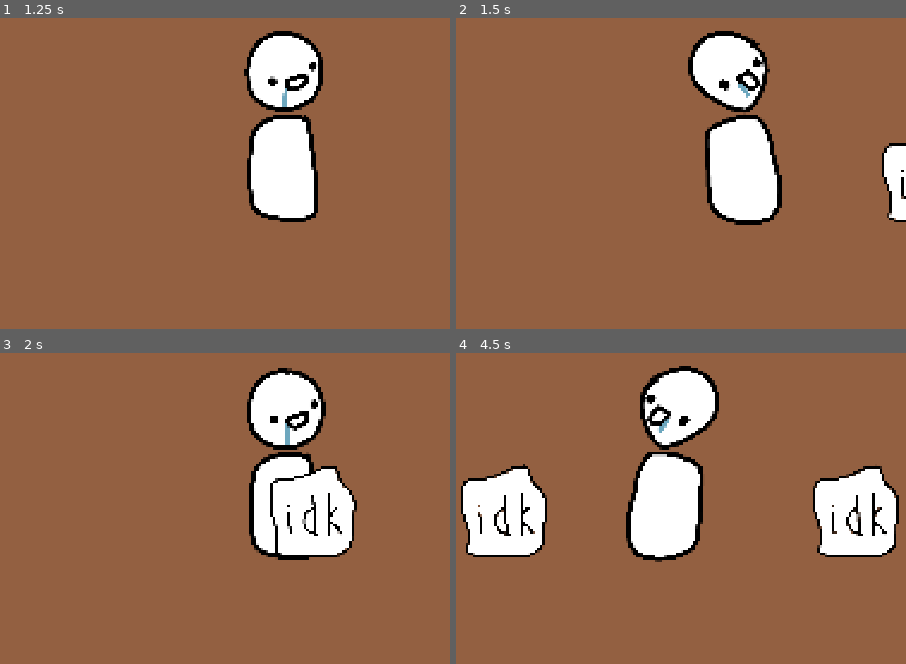
Above: before the commit, frames 1-4 (two rows, left to right).
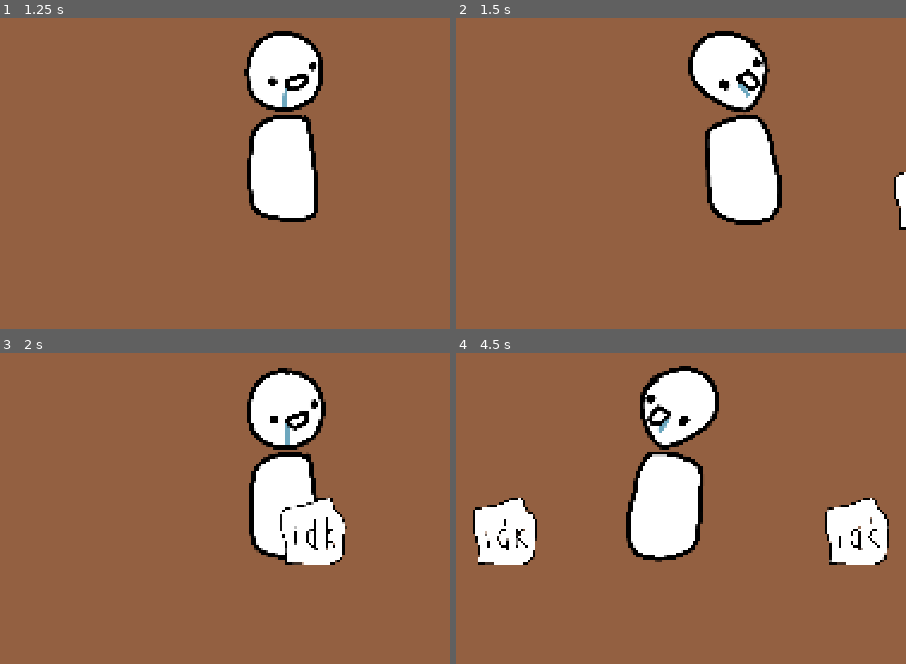
Above: after the commit, the same moments.

Repository: IMOitself/godot-game-idk
Game: Godot game, scene res://scenes/game.tscn
The game is run twice, just before and just after one commit, with the same random seed, the same clock (stepped at 60 frames per second) and the same inputs.
Inputs (mouse positions are in pixels of both pictures, inside the frame that each line leads up to):
- Up to frame 1 (1.25 s): move the mouse to (324, 217) at 0.52 s; hold D (move_right) from 0.53 s (still down); click (324, 217) at 0.6 s; tap Space (jump) at 0.77 s
- Up to frame 2 (1.5 s): keep holding D (move_right); move the mouse to (591, 294) at 1.27 s; click (591, 294) at 1.35 s
- Up to frame 3 (2 s): keep holding D (move_right); tap Space (jump) at 1.52 s
- Up to frame 4 (4.5 s): move the mouse to (726, 415) at 2.02 s; release D (move_right) at 2.03 s; hold A (move_left) 2.03-2.78 s; click (726, 415) at 2.1 s; move the mouse to (outside the picture) at 2.77 s; hold D (move_right) 2.78-4.28 s; click (outside the picture) at 2.85 s; tap Space (jump) at 3.02, 3.77 s; move the mouse to (outside the picture) at 3.52 s; click (outside the picture) at 3.6 s; move the mouse to (546, 471) at 4.27 s; hold A (move_left) from 4.28 s (still down); click (546, 471) at 4.35 s

Frame 1 is identical in both runs. In frame 2, 1.0% of the frame differs, in the area x 94-100%, y 40-69%; in frame 3, 2.5%; in frame 4, 6.8%, in the area x 1-99%, y 35-69%.

Commit message:
feat: make item smaller but wider collision

Diff:
--- a/scenes/item.tscn
+++ b/scenes/item.tscn
@@ -14,16 +14,16 @@
 }]
 
 [sub_resource type="RectangleShape2D" id="RectangleShape2D_w5ctp"]
-size = Vector2(151, 108)
+size = Vector2(939.99994, 433.33328)
 
 [node name="item" type="Area2D" unique_id=1869709803]
 
 [node name="AnimatedSprite2D" type="AnimatedSprite2D" parent="." unique_id=891852371]
-scale = Vector2(0.4, 0.4)
+scale = Vector2(0.3, 0.3)
 sprite_frames = SubResource("SpriteFrames_jpwme")
 animation = &"idle"
 
 [node name="CollisionShape2D" type="CollisionShape2D" parent="." unique_id=909402360]
-position = Vector2(-5.4999995, 54.999996)
-scale = Vector2(0.99999994, 0.99999994)
+position = Vector2(1.0000005, 15.000004)
+scale = Vector2(0.3, 0.3)
 shape = SubResource("RectangleShape2D_w5ctp")
--- a/scripts/spawners/spawner_1.gd
+++ b/scripts/spawners/spawner_1.gd
@@ -1,7 +1,7 @@
 extends Area2D
 
 const ITEM = preload("uid://d033d4poyb1a")
-const SPAWN_Y: float = 350
+const SPAWN_Y = 400
 
 @onready var collision_shape: CollisionShape2D = $CollisionShape2D
 
